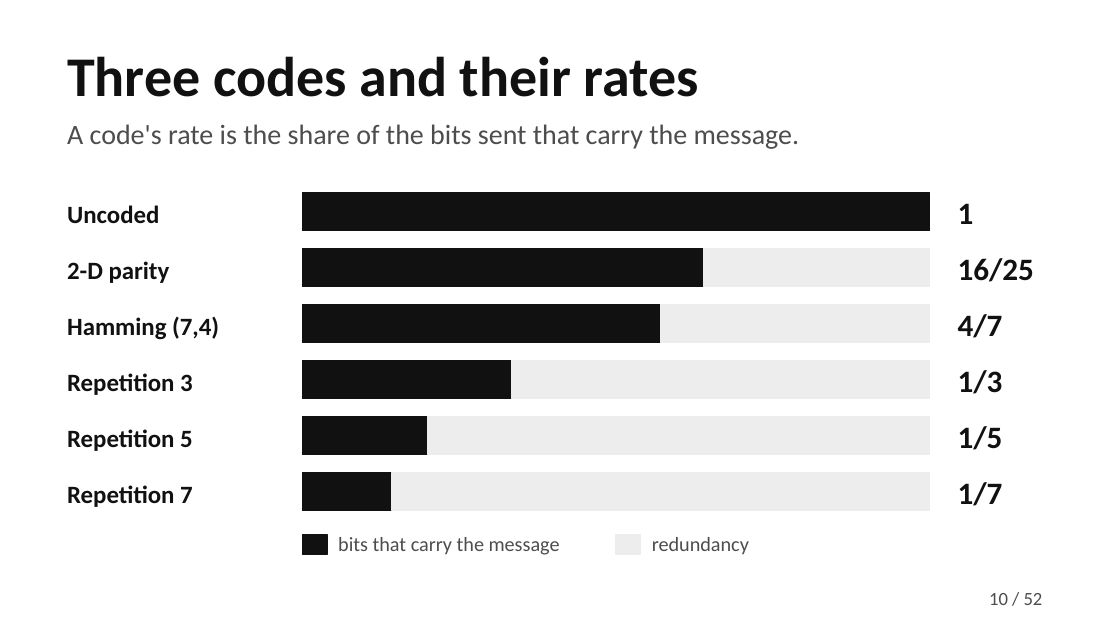
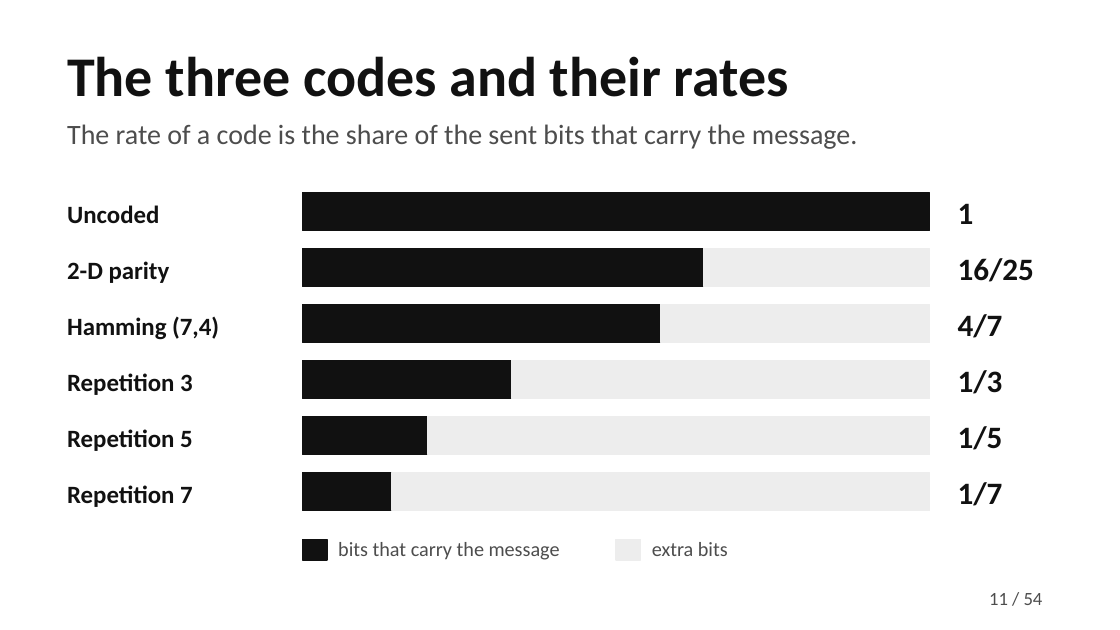
Before and after one commit to MuhammadMaazA/SamplingCW, a slide deck: slide 11 of presentation/gridlink-presentation.pptx (slide 10 before the commit). Drawn at 1120x630 pixels with LibreOffice and Linux fonts; fonts in the diff are those of the drawing. Boxes give left, top, right and bottom in pixels: in the first picture for what was removed or moved away, otherwise in the second. Text is boxed around its words. In the diff, an @@ line names an element or a change of style, - is before the commit and + after.

```diff
--- a/presentation/gridlink-presentation.pptx
+++ b/presentation/gridlink-presentation.pptx
@@ title at [67, 56, 789, 97]: text changed @@
-Three codes and their rates
+The three codes and their rates
@@ text at [67, 124, 857, 149]: text changed @@
-A code's rate is the share of the bits sent that carry the message.
+The rate of a code is the share of the sent bits that carry the message.
@@ 2 rectangles, 1 text: place and size @@
-2 rectangles, 1 text at [302, 534, 641, 555]
+2 rectangles, 1 text at [302, 540, 641, 560]
@@ text at [652, 542, 728, 556]: text changed @@
-redundancy
+extra bits
@@ page number at [989, 593, 1008, 605]: text changed @@
-10
+11
@@ text at [1024, 593, 1043, 605]: text changed @@
-/ 52
+/ 54
```
Also in this commit, not shown: 40 other slides changed, 13 slides added, 11 slides removed, 42 other files.
